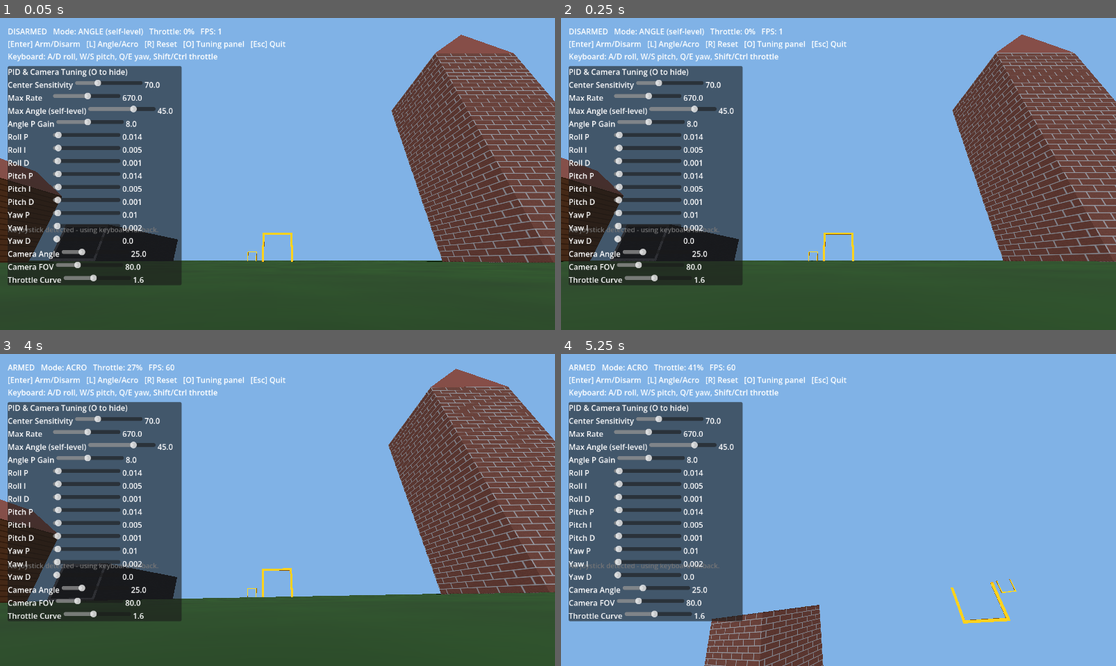
Above: before the commit, frames 1-4 (two rows, left to right).
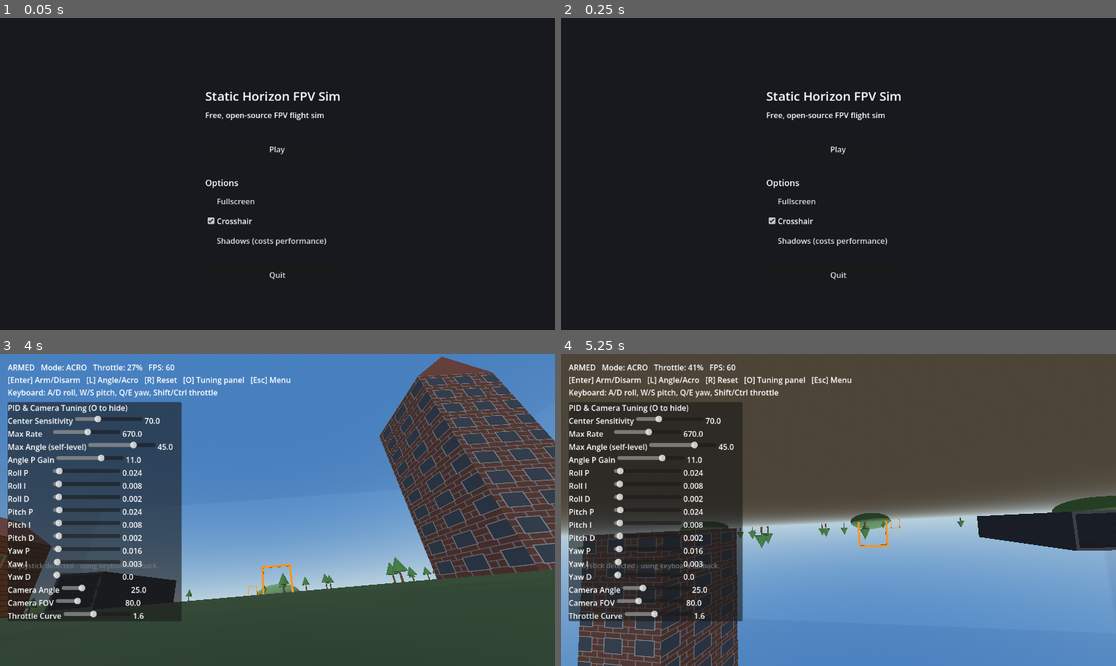
Above: after the commit, the same moments.

Repository: florian010230/static-horizon-fpv-simulator
Game: Godot game, scene res://scenes/MainMenu.tscn
Two runs of this game, one before a commit and one after it. Both use one fixed random seed, a clock stepped at 60 frames per second and the inputs below. Before the commit the project starts from res://scenes/Main.tscn.
Inputs (mouse positions are in pixels of both pictures, inside the frame that each line leads up to):
- Up to frame 1 (0.05 s): no input
- Up to frame 2 (0.25 s): no input
- Up to frame 3 (4 s): click (277, 556) at 0.5 s, where only the run after the commit has a clickable "Crosshair"; click (277, 485) at 1.25 s, where only the run after the commit has a clickable "Play"; tap Enter at 2 s; hold D 2.03-2.78 s; hold Enter 2.03-2.78 s; tap Space at 2.75 s; hold S 2.78-3.53 s; tap L at 2.85 s; hold D from 3.53 s (still down); hold Shift from 3.53 s (still down)
- Up to frame 4 (5.25 s): release D at 4.28 s; release Shift at 4.28 s; hold W 4.28-5.03 s; tap Ctrl at 4.35 s; hold A from 5.03 s (still down); tap Q at 5.1 s

The runs differ from the first frame. In frame 1, 95% of the frame differs, in the area x 0-100%, y 0-100%; in frame 2, 95%; in frame 3, 49%; in frame 4, 88%.

Commit message:
Snappier PID (fixed a real D-term bug), main menu, crosshair, and a much bigger world
Researched other FPV sims first (Liftoff, Velocidrone, DRL) - confirmed
a menu outside gameplay, PID/rates tuning, and a crosshair are standard
features worth having, not scope creep.

PID "snappier": naively scaling gains up caused sustained spin-outs.
Frame-by-frame headless testing (not just multi-frame sampling, which
was aliasing the problem into looking like a false steady state) showed
angular velocity flipping sign every single physics step - classic
D-term noise amplification, which real flight controllers always
low-pass filter for and this project's PIDController never did. Added
that filter (pid.gd: d_filter_alpha), then re-validated the higher
gains empirically (single-axis and combined multi-axis disturbance
tests) - now converges faster AND tighter than the old gains, with no
oscillation.

Performance ("every PC can run it"): shadows off by default (toggle in
the new Options menu), physics tick 120Hz -> 60Hz.

Menu + settings: scenes/MainMenu.tscn is now the real entry point
(Play/Options/Quit, flat 2D so effectively free to render) -
scripts/settings.gd is a new autoload holding crosshair/shadows/
fullscreen so they survive the menu <-> gameplay scene change. Esc in
gameplay now returns to the menu instead of quitting outright.

Crosshair: optional reticle drawn in ui.gd, toggled from the Options
menu.

World: kept the explicit "no crash simulation" instruction - the drone
is still a plain RigidBody3D, nothing added there. Everything else
grew:
- Sky (ProceduralSkyMaterial, cheapest radiance/process settings) and
  8 distant flattened-sphere hills beyond an invisible-ish bordered
  wall at +-230, so the world reads as continuing past where you can
  actually fly instead of visibly stopping.
- ~80 trees via MultiMeshInstance3D - 2 draw calls total regardless of
  count, not one node per tree.
- Windows baked into the brick/siding textures as a repeating grid
  (realistic for a facade); doors added as separate small one-off
  quads, since a door shouldn't repeat with a tiled texture.

Co-Authored-By: Claude Sonnet 5 <noreply@anthropic.com>

Diff:
--- a/project.godot
+++ b/project.godot
@@ -11,16 +11,17 @@
 [application]
 
 config/name="Static Horizon FPV Sim"
-run/main_scene="res://scenes/Main.tscn"
+run/main_scene="res://scenes/MainMenu.tscn"
 config/features=PackedStringArray("4.7")
 
 [autoload]
 
 InputManager="*res://scenes/InputManager.tscn"
+Settings="*res://scripts/settings.gd"
 
 [physics]
 
-common/physics_ticks_per_second=120
+common/physics_ticks_per_second=60
 
 [display]
 
--- a/scenes/Main.tscn
+++ b/scenes/Main.tscn
@@ -6,7 +6,20 @@
 [ext_resource type="PackedScene" path="res://scenes/Gate.tscn" id="4"]
 [ext_resource type="PackedScene" path="res://scenes/Pole.tscn" id="5"]
 
+[sub_resource type="ProceduralSkyMaterial" id="ProceduralSkyMaterial_main"]
+sky_top_color = Color(0.28, 0.5, 0.75, 1)
+sky_horizon_color = Color(0.75, 0.82, 0.85, 1)
+ground_bottom_color = Color(0.3, 0.27, 0.22, 1)
+ground_horizon_color = Color(0.75, 0.82, 0.85, 1)
+
+[sub_resource type="Sky" id="Sky_main"]
+sky_material = SubResource("ProceduralSkyMaterial_main")
+radiance_size = 0
+process_mode = 1
+
 [sub_resource type="Environment" id="Environment_main"]
+background_mode = 2
+sky = SubResource("Sky_main")
 ambient_light_source = 2
 ambient_light_color = Color(0.55, 0.6, 0.68, 1)
 
@@ -66,6 +79,33 @@
 
 [sub_resource type="BoxShape3D" id="BoxShape3D_tunnel_wall"]
 size = Vector3(0.5, 7, 30)
+
+[sub_resource type="BoxMesh" id="BoxMesh_door"]
+size = Vector3(1.4, 2.2, 0.1)
+
+[sub_resource type="StandardMaterial3D" id="StandardMaterial3D_door"]
+albedo_color = Color(0.25, 0.15, 0.1, 1)
+
+[sub_resource type="SphereMesh" id="SphereMesh_hill"]
+
+[sub_resource type="StandardMaterial3D" id="StandardMaterial3D_hill"]
+albedo_color = Color(0.28, 0.42, 0.22, 1)
+
+[sub_resource type="BoxMesh" id="BoxMesh_border_ns"]
+size = Vector3(460, 120, 2)
+
+[sub_resource type="BoxShape3D" id="BoxShape3D_border_ns"]
+size = Vector3(460, 120, 2)
+
+[sub_resource type="BoxMesh" id="BoxMesh_border_ew"]
+size = Vector3(2, 120, 460)
+
+[sub_resource type="BoxShape3D" id="BoxShape3D_border_ew"]
+size = Vector3(2, 120, 460)
+
+[sub_resource type="StandardMaterial3D" id="StandardMaterial3D_border"]
+albedo_color = Color(0.5, 0.75, 0.95, 0.12)
+transparency = 1
 
 [node name="Main" type="Node3D" unique_id=1537932311]
 script = ExtResource("1")
@@ -76,7 +116,7 @@
 [node name="Sun" type="DirectionalLight3D" parent="." unique_id=1382993395]
 transform = Transform3D(0.87758255, 0.37554693, -0.2980157, 0, 0.62161, 0.7833269, 0.47942555, -0.687434, 0.54551405, 0, 30, 0)
 light_energy = 1.4
-shadow_enabled = true
+shadow_enabled = false
 
 [node name="Ground" type="StaticBody3D" parent="." unique_id=1730777446]
 
@@ -187,6 +227,101 @@
 [node name="CollisionShape3D" type="CollisionShape3D" parent="TunnelWallRight" unique_id=1226256587]
 shape = SubResource("BoxShape3D_tunnel_wall")
 
+[node name="BuildingDoor" type="MeshInstance3D" parent="."]
+transform = Transform3D(1, 0, 0, 0, 1, 0, 0, 0, 1, 25, 1.6, -25.05)
+mesh = SubResource("BoxMesh_door")
+surface_material_override/0 = SubResource("StandardMaterial3D_door")
+
+[node name="House1Door" type="MeshInstance3D" parent="."]
+transform = Transform3D(1, 0, 0, 0, 1, 0, 0, 0, 1, -28, 1.6, -19.55)
+mesh = SubResource("BoxMesh_door")
+surface_material_override/0 = SubResource("StandardMaterial3D_door")
+
+[node name="House2Door" type="MeshInstance3D" parent="."]
+transform = Transform3D(1, 0, 0, 0, 1, 0, 0, 0, 1, 22, 1.6, 25.45)
+mesh = SubResource("BoxMesh_door")
+surface_material_override/0 = SubResource("StandardMaterial3D_door")
+
+[node name="Hill1" type="MeshInstance3D" parent="."]
+transform = Transform3D(60, 0, 0, 0, 25, 0, 0, 0, 60, 280, 0, 0)
+mesh = SubResource("SphereMesh_hill")
+surface_material_override/0 = SubResource("StandardMaterial3D_hill")
+
+[node name="Hill2" type="MeshInstance3D" parent="."]
+transform = Transform3D(55, 0, 0, 0, 22, 0, 0, 0, 55, -280, 0, 0)
+mesh = SubResource("SphereMesh_hill")
+surface_material_override/0 = SubResource("StandardMaterial3D_hill")
+
+[node name="Hill3" type="MeshInstance3D" parent="."]
+transform = Transform3D(65, 0, 0, 0, 28, 0, 0, 0, 65, 0, 0, 280)
+mesh = SubResource("SphereMesh_hill")
+surface_material_override/0 = SubResource("StandardMaterial3D_hill")
+
+[node name="Hill4" type="MeshInstance3D" parent="."]
+transform = Transform3D(58, 0, 0, 0, 24, 0, 0, 0, 58, 0, 0, -280)
+mesh = SubResource("SphereMesh_hill")
+surface_material_override/0 = SubResource("StandardMaterial3D_hill")
+
+[node name="Hill5" type="MeshInstance3D" parent="."]
+transform = Transform3D(50, 0, 0, 0, 20, 0, 0, 0, 50, 200, 0, 200)
+mesh = SubResource("SphereMesh_hill")
+surface_material_override/0 = SubResource("StandardMaterial3D_hill")
+
+[node name="Hill6" type="MeshInstance3D" parent="."]
+transform = Transform3D(52, 0, 0, 0, 21, 0, 0, 0, 52, -200, 0, 200)
+mesh = SubResource("SphereMesh_hill")
+surface_material_override/0 = SubResource("StandardMaterial3D_hill")
+
+[node name="Hill7" type="MeshInstance3D" parent="."]
+transform = Transform3D(48, 0, 0, 0, 19, 0, 0, 0, 48, 200, 0, -200)
+mesh = SubResource("SphereMesh_hill")
+surface_material_override/0 = SubResource("StandardMaterial3D_hill")
+
+[node name="Hill8" type="MeshInstance3D" parent="."]
+transform = Transform3D(55, 0, 0, 0, 23, 0, 0, 0, 55, -200, 0, -200)
+mesh = SubResource("SphereMesh_hill")
+surface_material_override/0 = SubResource("StandardMaterial3D_hill")
+
+[node name="BorderNorth" type="StaticBody3D" parent="."]
+transform = Transform3D(1, 0, 0, 0, 1, 0, 0, 0, 1, 0, 60, -230)
+
+[node name="MeshInstance3D" type="MeshInstance3D" parent="BorderNorth"]
+mesh = SubResource("BoxMesh_border_ns")
+surface_material_override/0 = SubResource("StandardMaterial3D_border")
+
+[node name="CollisionShape3D" type="CollisionShape3D" parent="BorderNorth"]
+shape = SubResource("BoxShape3D_border_ns")
+
+[node name="BorderSouth" type="StaticBody3D" parent="."]
+transform = Transform3D(1, 0, 0, 0, 1, 0, 0, 0, 1, 0, 60, 230)
+
+[node name="MeshInstance3D" type="MeshInstance3D" parent="BorderSouth"]
+mesh = SubResource("BoxMesh_border_ns")
+surface_material_override/0 = SubResource("StandardMaterial3D_border")
+
+[node name="CollisionShape3D" type="CollisionShape3D" parent="BorderSouth"]
+shape = SubResource("BoxShape3D_border_ns")
+
+[node name="BorderEast" type="StaticBody3D" parent="."]
+transform = Transform3D(1, 0, 0, 0, 1, 0, 0, 0, 1, 230, 60, 0)
+
+[node name="MeshInstance3D" type="MeshInstance3D" parent="BorderEast"]
+mesh = SubResource("BoxMesh_border_ew")
+surface_material_override/0 = SubResource("StandardMaterial3D_border")
+
+[node name="CollisionShape3D" type="CollisionShape3D" parent="BorderEast"]
+shape = SubResource("BoxShape3D_border_ew")
+
+[node name="BorderWest" type="StaticBody3D" parent="."]
+transform = Transform3D(1, 0, 0, 0, 1, 0, 0, 0, 1, -230, 60, 0)
+
+[node name="MeshInstance3D" type="MeshInstance3D" parent="BorderWest"]
+mesh = SubResource("BoxMesh_border_ew")
+surface_material_override/0 = SubResource("StandardMaterial3D_border")
+
+[node name="CollisionShape3D" type="CollisionShape3D" parent="BorderWest"]
+shape = SubResource("BoxShape3D_border_ew")
+
 [node name="Gate1" parent="." unique_id=2011873533 instance=ExtResource("4")]
 transform = Transform3D(1, 0, 0, 0, 1, 0, 0, 0, 1, 0, 0, -35)
 
--- /dev/null
+++ b/scenes/MainMenu.tscn
@@ -0,0 +1,6 @@
+[gd_scene load_steps=2 format=3]
+
+[ext_resource type="Script" path="res://scripts/main_menu.gd" id="1"]
+
+[node name="MainMenu" type="CanvasLayer"]
+script = ExtResource("1")
--- a/scripts/drone.gd
+++ b/scripts/drone.gd
@@ -38,24 +38,24 @@
 ## same as a real FC.
 @export_group("Angle Mode")
 @export_range(10.0, 60.0, 1.0) var max_angle_deg: float = 45.0
-@export_range(2.0, 15.0, 0.5) var angle_p_gain: float = 8.0
+@export_range(2.0, 15.0, 0.5) var angle_p_gain: float = 11.0
 
 ## Lower than they'd be for the old 5"-scale frame: a smaller, lighter
 ## body has proportionally much less rotational inertia, so the same PID
 ## output now produces a much bigger angular acceleration.
 @export_group("PID Roll")
-@export var roll_p: float = 0.014
-@export var roll_i: float = 0.005
-@export var roll_d: float = 0.001
+@export var roll_p: float = 0.024
+@export var roll_i: float = 0.008
+@export var roll_d: float = 0.0022
 
 @export_group("PID Pitch")
-@export var pitch_p: float = 0.014
-@export var pitch_i: float = 0.005
-@export var pitch_d: float = 0.001
+@export var pitch_p: float = 0.024
+@export var pitch_i: float = 0.008
+@export var pitch_d: float = 0.0022
 
 @export_group("PID Yaw")
-@export var yaw_p: float = 0.01
-@export var yaw_i: float = 0.0015
+@export var yaw_p: float = 0.016
+@export var yaw_i: float = 0.0025
 @export var yaw_d: float = 0.0
 
 @export_group("Camera")
--- a/scripts/main.gd
+++ b/scripts/main.gd
@@ -7,6 +7,8 @@
 	if _ui.has_method("set_drone"):
 		_ui.set_drone(_drone)
 	_apply_textures()
+	_spawn_trees()
+	Settings.apply_shadow_setting()
 
 func _apply_textures() -> void:
 	var grass: ImageTexture = ProceduralTextures.grass_texture()
@@ -30,3 +32,60 @@
 		var tunnel_mat: StandardMaterial3D = get_node(path).get_surface_override_material(0)
 		tunnel_mat.albedo_texture = concrete
 		tunnel_mat.uv1_scale = Vector3(6, 20, 1)
+
+## Trees are drawn with MultiMeshInstance3D - hundreds of instances cost
+## just 2 draw calls total (one per layer), instead of hundreds of
+## individual nodes. No collision on them (deliberate trade-off: cheap
+## decoration, not obstacles - keeps the instance count free of any
+## per-tree physics cost).
+func _spawn_trees() -> void:
+	var trunk_mesh := CylinderMesh.new()
+	trunk_mesh.top_radius = 0.35
+	trunk_mesh.bottom_radius = 0.45
+	trunk_mesh.height = 4.0
+	var trunk_mat := StandardMaterial3D.new()
+	trunk_mat.albedo_color = Color(0.35, 0.24, 0.15)
+	trunk_mesh.material = trunk_mat
+
+	var foliage_mesh := CylinderMesh.new()
+	foliage_mesh.top_radius = 0.0
+	foliage_mesh.bottom_radius = 3.0
+	foliage_mesh.height = 6.0
+	var foliage_mat := StandardMaterial3D.new()
+	foliage_mat.albedo_color = Color(0.2, 0.38, 0.18)
+	foliage_mesh.material = foliage_mat
+
+	var rng := RandomNumberGenerator.new()
+	rng.seed = 42
+	var positions: Array[Vector3] = []
+	while positions.size() < 80:
+		var x: float = rng.randf_range(-215.0, 215.0)
+		var z: float = rng.randf_range(-215.0, 215.0)
+		if Vector2(x, z).length() < 70.0:
+			continue # keep the core play area (buildings/gates/tunnel) clear
+		positions.append(Vector3(x, 0.5, z))
+
+	var trunk_mm := MultiMesh.new()
+	trunk_mm.transform_format = MultiMesh.TRANSFORM_3D
+	trunk_mm.mesh = trunk_mesh
+	trunk_mm.instance_count = positions.size()
+
+	var foliage_mm := MultiMesh.new()
+	foliage_mm.transform_format = MultiMesh.TRANSFORM_3D
+	foliage_mm.mesh = foliage_mesh
+	foliage_mm.instance_count = positions.size()
+
+	for i in range(positions.size()):
+		var p: Vector3 = positions[i]
+		var s: float = rng.randf_range(0.7, 1.3)
+		var basis := Basis().scaled(Vector3(s, s, s))
+		trunk_mm.set_instance_transform(i, Transform3D(basis, p + Vector3(0, 2.0 * s, 0)))
+		foliage_mm.set_instance_transform(i, Transform3D(basis, p + Vector3(0, 7.0 * s, 0)))
+
+	var trunk_instance := MultiMeshInstance3D.new()
+	trunk_instance.multimesh = trunk_mm
+	add_child(trunk_instance)
+
+	var foliage_instance := MultiMeshInstance3D.new()
+	foliage_instance.multimesh = foliage_mm
+	add_child(foliage_instance)
--- /dev/null
+++ b/scripts/main_menu.gd
@@ -0,0 +1,72 @@
+extends CanvasLayer
+
+## The real entry point (see project.godot run/main_scene) - a proper
+## menu outside gameplay, matching what every real FPV sim ships with,
+## rather than dropping straight into flying. Built in code, same
+## approach as ui.gd, deliberately just flat 2D UI (no 3D background)
+## so it's essentially free to render.
+
+func _ready() -> void:
+	var bg := ColorRect.new()
+	bg.color = Color(0.09, 0.1, 0.12)
+	bg.set_anchors_preset(Control.PRESET_FULL_RECT)
+	add_child(bg)
+
+	var root := Control.new()
+	root.set_anchors_preset(Control.PRESET_FULL_RECT)
+	add_child(root)
+
+	var panel := VBoxContainer.new()
+	panel.set_anchors_preset(Control.PRESET_CENTER)
+	panel.position = Vector2(-150, -180)
+	panel.custom_minimum_size = Vector2(300, 0)
+	panel.add_theme_constant_override("separation", 10)
+	root.add_child(panel)
+
+	var title := Label.new()
+	title.text = "Static Horizon FPV Sim"
+	title.add_theme_font_size_override("font_size", 26)
+	panel.add_child(title)
+
+	var subtitle := Label.new()
+	subtitle.text = "Free, open-source FPV flight sim"
+	panel.add_child(subtitle)
+
+	_spacer(panel, 20)
+
+	var play_btn := Button.new()
+	play_btn.text = "Play"
+	play_btn.custom_minimum_size = Vector2(0, 40)
+	play_btn.pressed.connect(func(): get_tree().change_scene_to_file("res://scenes/Main.tscn"))
+	panel.add_child(play_btn)
+
+	_spacer(panel, 16)
+
+	var options_label := Label.new()
+	options_label.text = "Options"
+	options_label.add_theme_font_size_override("font_size", 18)
+	panel.add_child(options_label)
+
+	_add_check(panel, "Fullscreen", Settings.is_fullscreen(), func(v: bool): Settings.set_fullscreen(v))
+	_add_check(panel, "Crosshair", Settings.crosshair_enabled, func(v: bool): Settings.crosshair_enabled = v)
+	_add_check(panel, "Shadows (costs performance)", Settings.shadows_enabled, func(v: bool): Settings.shadows_enabled = v)
+
+	_spacer(panel, 16)
+
+	var quit_btn := Button.new()
+	quit_btn.text = "Quit"
+	quit_btn.custom_minimum_size = Vector2(0, 40)
+	quit_btn.pressed.connect(func(): get_tree().quit())
+	panel.add_child(quit_btn)
+
+func _spacer(parent: VBoxContainer, h: float) -> void:
+	var s := Control.new()
+	s.custom_minimum_size = Vector2(0, h)
+	parent.add_child(s)
+
+func _add_check(parent: VBoxContainer, label_text: String, initial: bool, on_change: Callable) -> void:
+	var cb := CheckBox.new()
+	cb.text = label_text
+	cb.button_pressed = initial
+	cb.toggled.connect(func(v: bool): on_change.call(v))
+	parent.add_child(cb)
--- a/scripts/pid.gd
+++ b/scripts/pid.gd
@@ -10,17 +10,28 @@
 var kd: float = 0.0
 var integral_limit: float = 10.0
 
+## A raw (error - prev_error) / delta derivative amplifies any frame-to-
+## frame noise - real flight controllers always low-pass filter the
+## D-term for exactly this reason (Betaflight's "D-term filtering").
+## Without it, even a modest D gain can flip sign every physics step and
+## oscillate rather than damp. 0 = no filtering, 1 = fully smoothed
+## (ignores new samples); this is a simple one-pole EMA filter.
+var d_filter_alpha: float = 0.25
+
 var _integral: float = 0.0
 var _prev_error: float = 0.0
+var _filtered_derivative: float = 0.0
 
 func update(error: float, delta: float) -> float:
 	if delta <= 0.0:
 		return 0.0
 	_integral = clamp(_integral + error * delta, -integral_limit, integral_limit)
-	var derivative: float = (error - _prev_error) / delta
+	var raw_derivative: float = (error - _prev_error) / delta
+	_filtered_derivative = lerp(_filtered_derivative, raw_derivative, d_filter_alpha)
 	_prev_error = error
-	return kp * error + ki * _integral + kd * derivative
+	return kp * error + ki * _integral + kd * _filtered_derivative
 
 func reset() -> void:
 	_integral = 0.0
 	_prev_error = 0.0
+	_filtered_derivative = 0.0
--- a/scripts/procedural_textures.gd
+++ b/scripts/procedural_textures.gd
@@ -19,16 +19,29 @@
 static func brick_texture(size: int = 128) -> ImageTexture:
 	var brick_color := Color(0.5, 0.27, 0.2)
 	var mortar_color := Color(0.72, 0.69, 0.64)
+	var window_color := Color(0.25, 0.32, 0.38)
+	var window_frame := Color(0.85, 0.83, 0.78)
 	var img := Image.create(size, size, false, Image.FORMAT_RGB8)
 	var brick_h: int = size / 8
 	var brick_w: int = size / 4
 	var mortar: int = max(1, size / 48)
 	var rng := RandomNumberGenerator.new()
 	rng.seed = 2
+	# A 2x2 grid of windows per tile, brick fills the rest - reads as a
+	# regular office/apartment facade once the texture repeats across a
+	# whole building face.
+	var cell: int = size / 2
+	var win_margin: int = cell / 5
 	for y in range(size):
 		var row: int = int(y / float(brick_h))
 		var offset: int = (brick_w / 2) if (row % 2 == 1) else 0
+		var cy: int = y % cell
 		for x in range(size):
+			var cx: int = x % cell
+			if cx >= win_margin and cx < cell - win_margin and cy >= win_margin and cy < cell - win_margin:
+				var is_frame: bool = cx < win_margin + 2 or cx >= cell - win_margin - 2 or cy < win_margin + 2 or cy >= cell - win_margin - 2
+				img.set_pixel(x, y, window_frame if is_frame else window_color)
+				continue
 			var xx: int = (x + offset) % brick_w
 			var yy: int = y % brick_h
 			if xx < mortar or yy < mortar:
@@ -54,12 +67,21 @@
 static func siding_texture(size: int = 128) -> ImageTexture:
 	var plank_color := Color(0.72, 0.55, 0.4)
 	var line_color := Color(0.5, 0.37, 0.26)
+	var window_color := Color(0.55, 0.68, 0.72)
+	var window_frame := Color(0.95, 0.92, 0.85)
 	var img := Image.create(size, size, false, Image.FORMAT_RGB8)
 	var plank_h: int = size / 10
 	var line_h: int = max(1, size / 64)
+	var win_margin: int = size / 3
 	for y in range(size):
 		var is_line: bool = (y % plank_h) < line_h
-		var c: Color = line_color if is_line else plank_color
+		var in_win_y: bool = y >= win_margin and y < size - win_margin
 		for x in range(size):
+			var in_win_x: bool = x >= win_margin and x < size - win_margin
+			if in_win_x and in_win_y:
+				var is_frame: bool = x < win_margin + 2 or x >= size - win_margin - 2 or y < win_margin + 2 or y >= size - win_margin - 2
+				img.set_pixel(x, y, window_frame if is_frame else window_color)
+				continue
+			var c: Color = line_color if is_line else plank_color
 			img.set_pixel(x, y, c)
 	return ImageTexture.create_from_image(img)
--- /dev/null
+++ b/scripts/settings.gd
@@ -0,0 +1,18 @@
+extends Node
+
+## Autoloaded singleton holding options that need to survive scene
+## changes (menu <-> gameplay): crosshair, fullscreen, shadow quality.
+
+var crosshair_enabled: bool = true
+var shadows_enabled: bool = false ## Off by default - shadow rendering is one of the more expensive things a weak GPU does.
+
+func apply_shadow_setting() -> void:
+	var sun := get_tree().root.find_child("Sun", true, false)
+	if sun and sun is DirectionalLight3D:
+		sun.shadow_enabled = shadows_enabled
+
+func set_fullscreen(v: bool) -> void:
+	DisplayServer.window_set_mode(DisplayServer.WINDOW_MODE_FULLSCREEN if v else DisplayServer.WINDOW_MODE_WINDOWED)
+
+func is_fullscreen() -> bool:
+	return DisplayServer.window_get_mode() == DisplayServer.WINDOW_MODE_FULLSCREEN
--- a/scripts/ui.gd
+++ b/scripts/ui.gd
@@ -9,6 +9,7 @@
 var _hud_label: Label
 var _debug_label: Label
 var _tuning_panel: PanelContainer
+var _crosshair: Control
 var _panel_visible: bool = true
 var _prev_toggle_key: bool = false
 
@@ -17,6 +18,12 @@
 	_root.set_anchors_preset(Control.PRESET_FULL_RECT)
 	_root.mouse_filter = Control.MOUSE_FILTER_IGNORE
 	add_child(_root)
+
+	_crosshair = Control.new()
+	_crosshair.set_anchors_preset(Control.PRESET_FULL_RECT)
+	_crosshair.mouse_filter = Control.MOUSE_FILTER_IGNORE
+	_crosshair.draw.connect(_draw_crosshair)
+	_root.add_child(_crosshair)
 
 	_hud_label = Label.new()
 	_hud_label.position = Vector2(16, 16)
@@ -31,6 +38,7 @@
 func set_drone(drone: Drone) -> void:
 	_drone = drone
 	_build_tuning_panel()
+	_crosshair.queue_redraw()
 
 func _process(_delta: float) -> void:
 	_handle_toggle()
@@ -40,6 +48,19 @@
 	_debug_label.visible = _panel_visible
 	if _panel_visible:
 		_debug_label.text = InputManager.raw_axes_debug_text()
+	_crosshair.visible = Settings.crosshair_enabled
+
+func _draw_crosshair() -> void:
+	var center: Vector2 = _crosshair.size / 2.0
+	var color := Color(1, 1, 1, 0.75)
+	var gap := 6.0
+	var length := 10.0
+	var thickness := 2.0
+	_crosshair.draw_line(center + Vector2(0, -gap - length), center + Vector2(0, -gap), color, thickness)
+	_crosshair.draw_line(center + Vector2(0, gap), center + Vector2(0, gap + length), color, thickness)
+	_crosshair.draw_line(center + Vector2(-gap - length, 0), center + Vector2(-gap, 0), color, thickness)
+	_crosshair.draw_line(center + Vector2(gap, 0), center + Vector2(gap + length, 0), color, thickness)
+	_crosshair.draw_circle(center, 1.5, color)
 
 func _handle_toggle() -> void:
 	var key := Input.is_key_pressed(KEY_O)
@@ -47,7 +68,7 @@
 		_panel_visible = not _panel_visible
 	_prev_toggle_key = key
 	if Input.is_action_just_pressed("ui_cancel"):
-		get_tree().quit()
+		get_tree().change_scene_to_file("res://scenes/MainMenu.tscn")
 
 func _update_hud() -> void:
 	var armed_text := "ARMED" if InputManager.armed else "DISARMED"
@@ -56,7 +77,7 @@
 	var throttle_pct := int(round(InputManager.get_throttle() * 100.0))
 	var fps := Engine.get_frames_per_second()
 	var mode_text := "ANGLE (self-level)" if InputManager.self_level else "ACRO"
-	_hud_label.text = "%s   Mode: %s   Throttle: %d%%   FPS: %d\n[Enter] Arm/Disarm   [L] Angle/Acro   [R] Reset   [O] Tuning panel   [Esc] Quit\nKeyboard: A/D roll, W/S pitch, Q/E yaw, Shift/Ctrl throttle" % [armed_text, mode_text, throttle_pct, fps]
+	_hud_label.text = "%s   Mode: %s   Throttle: %d%%   FPS: %d\n[Enter] Arm/Disarm   [L] Angle/Acro   [R] Reset   [O] Tuning panel   [Esc] Menu\nKeyboard: A/D roll, W/S pitch, Q/E yaw, Shift/Ctrl throttle" % [armed_text, mode_text, throttle_pct, fps]
 
 func _build_tuning_panel() -> void:
 	_tuning_panel = PanelContainer.new()
Not shown, added: scripts/main_menu.gd.uid
Not shown, added: scripts/settings.gd.uid
Not shown, changed: README.md
